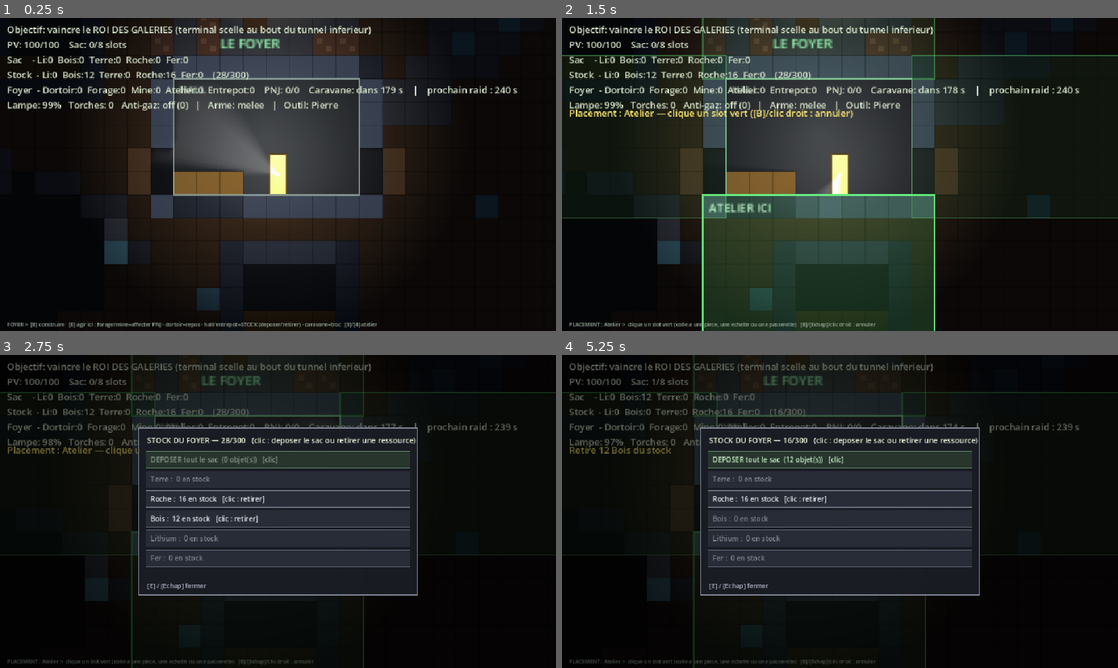
Above: before the commit, frames 1-4 (two rows, left to right).
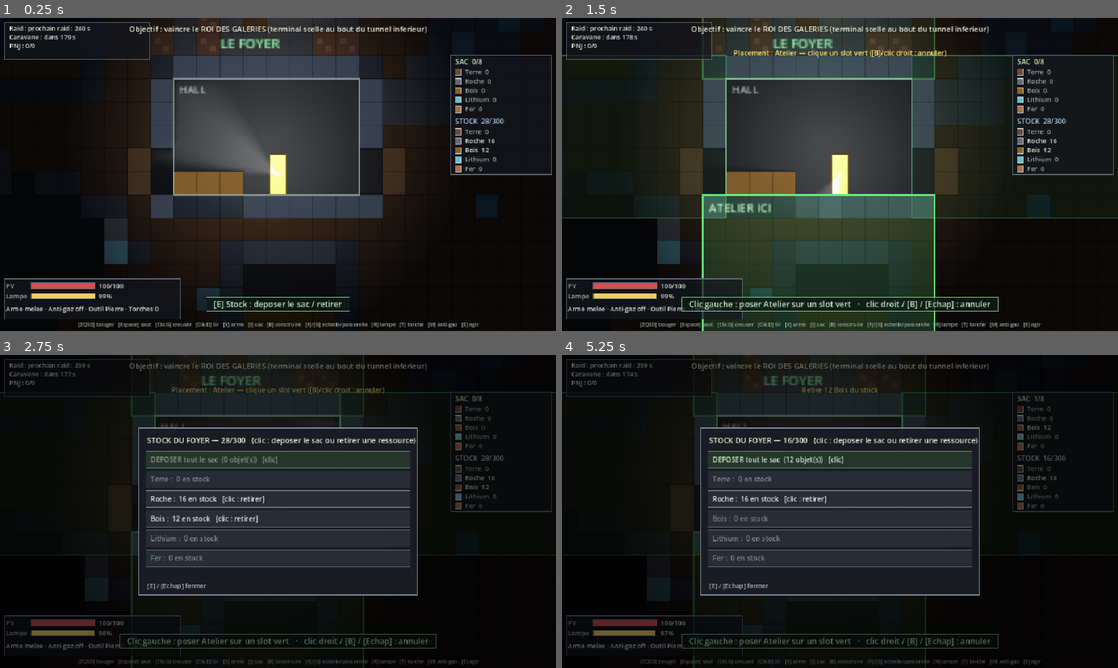
Above: after the commit, the same moments.

Repository: MrAuGIR/lesEnfouis
Game: Godot game, scene res://main.tscn
The game is run twice, just before and just after one commit, with the same random seed, the same clock (stepped at 60 frames per second) and the same inputs.
Inputs (mouse positions are in pixels of both pictures, inside the frame that each line leads up to):
- Up to frame 1 (0.25 s): no input
- Up to frame 2 (1.5 s): tap Enter at 0.5 s; move the mouse to (962, 158) at 0.52 s; hold D 0.53-1.25 s; tap B at 0.6 s; click (962, 158) at 0.67 s; tap Space at 0.77, 1.25 s; drag from (840, 174) to (812, 237) at 1.27 s
- Up to frame 3 (2.75 s): tap Enter at 2 s; move the mouse to (333, 442) at 2.02 s; hold D from 2.03 s (still down); tap E at 2.1 s; click (333, 442) at 2.17 s
- Up to frame 4 (5.25 s): release D at 2.75 s; tap Space at 2.75, 3.77, 4.25 s; drag from (812, 574) to (673, 464) at 2.77 s; tap Enter at 3.5 s; move the mouse to (1006, 558) at 3.52 s; hold A 3.53-4.25 s; tap R at 3.6 s; click (1006, 558) at 3.67 s; drag from (673, 464) to (756, 433) at 4.27 s; move the mouse to (867, 511) at 5.02 s; hold S from 5.03 s (still down); tap F at 5.1 s; click (867, 511) at 5.17 s

The runs differ from the first frame. In frame 1, 7.6% of the frame differs, in the area x 0-100%, y 1-99%; in frame 2, 9.3%; in frame 3, 6.2%; in frame 4, 6.0%.

Commit message:
[mvp][m7] refonte du hud

Diff:
--- a/game/scripts/hud.gd
+++ b/game/scripts/hud.gd
@@ -1,32 +1,44 @@
 class_name Hud
 extends CanvasLayer
-## Interface écran (1:1, non affectée par le zoom caméra) : bloc de stats en haut,
-## message de résultat d'action au-dessous, raccourcis en petite police en bas.
-## Le HUD ne connaît PAS l'état du jeu : main.gd compose les textes.
-
-var stats_label: Label
+## Interface écran (1:1, non affectée par le zoom caméra) — passe UX/HUD (M7).
+## HUD dessiné en zones aux 4 coins pour la lisibilité (grey-box) :
+##  - haut-gauche : état du monde (raid, caravane, PNJ, Foyer) ;
+##  - haut-centre : objectif + bandeau d'alerte (gaz / raid) qui pulse ;
+##  - droite : Sac + Stock, chaque ressource en pastille COULEUR + NOM + nombre
+##    (le texte est toujours présent : l'utilisateur est daltonien) ;
+##  - bas-gauche : PV (barre + chiffres), lampe, arme / anti-gaz / outil ;
+##  - bas-centre : invite contextuelle [E] bien visible (« où agir ») ;
+##  - bas : aide condensée.
+## Le HUD ne connaît PAS l'état du jeu : main.gd lui passe un dictionnaire (set_state).
+
+# Panneau interne dessiné (un CanvasLayer ne peut pas dessiner lui-même).
+class HudPanel extends Control:
+	var hud: Hud
+	func _draw() -> void:
+		hud._draw_hud(self)
+
+var panel: HudPanel
 var msg_label: Label
-var hint_label: Label
 var msg_t := 0.0
+var t_acc := 0.0
+var state := {}
 var end_panel: ColorRect      # écran de fin du MVP (M5) : voile + texte centré
 var end_label: Label
 
 func _ready() -> void:
-	stats_label = Label.new()
-	stats_label.position = Vector2(12, 8)
-	stats_label.add_theme_color_override("font_color", Color(0.85, 0.9, 0.8))
-	add_child(stats_label)
-	# Message de résultat d'action (sous le bloc stats, au-dessus des raccourcis)
+	panel = HudPanel.new()
+	panel.hud = self
+	panel.set_anchors_preset(Control.PRESET_FULL_RECT)
+	panel.mouse_filter = Control.MOUSE_FILTER_IGNORE
+	add_child(panel)
+	# Message de résultat d'action (toast) : centré sous le bandeau d'alerte
 	msg_label = Label.new()
-	msg_label.position = Vector2(12, 152)   # sous le bloc stats (6 lignes depuis M2)
 	msg_label.add_theme_color_override("font_color", Color(1.0, 0.92, 0.45))
+	msg_label.add_theme_font_size_override("font_size", 12)
+	msg_label.horizontal_alignment = HORIZONTAL_ALIGNMENT_CENTER
+	msg_label.set_anchors_preset(Control.PRESET_TOP_WIDE)
+	msg_label.position = Vector2(0, 52)
 	add_child(msg_label)
-	# Raccourcis : petite police, ancrés en bas de l'écran (960x540)
-	hint_label = Label.new()
-	hint_label.add_theme_font_size_override("font_size", 9)
-	hint_label.add_theme_color_override("font_color", Color(0.62, 0.68, 0.62))
-	hint_label.position = Vector2(12, 522)
-	add_child(hint_label)
 	# Écran de fin (masqué) : voile sombre plein écran + texte doré centré
 	end_panel = ColorRect.new()
 	end_panel.color = Color(0.02, 0.02, 0.04, 0.82)
@@ -41,6 +53,12 @@
 	end_label.add_theme_color_override("font_color", Color(1.0, 0.88, 0.55))
 	end_panel.add_child(end_label)
 
+# main.gd pousse l'état complet chaque frame.
+func set_state(s: Dictionary) -> void:
+	state = s
+	if panel != null:
+		panel.queue_redraw()
+
 func show_end(text: String) -> void:
 	end_label.text = text
 	end_panel.visible = true
@@ -51,18 +69,137 @@
 func end_visible() -> bool:
 	return end_panel != null and end_panel.visible
 
-func set_stats(text: String) -> void:
-	stats_label.text = text
-
-func set_hints(text: String) -> void:
-	hint_label.text = text
-
 func flash(text: String) -> void:
 	msg_t = 2.5
 	msg_label.text = text
 
 func tick(delta: float) -> void:
+	t_acc += delta
 	if msg_t > 0.0:
 		msg_t -= delta
 		if msg_t <= 0.0:
 			msg_label.text = ""
+	if panel != null:
+		panel.queue_redraw()   # le pouls du bandeau d'alerte a besoin d'un redraw continu
+
+# --- Dessin -------------------------------------------------------------------------
+const COL_TXT := Color(0.86, 0.90, 0.84)
+const COL_DIM := Color(0.62, 0.66, 0.62)
+const COL_PANEL := Color(0.08, 0.09, 0.12, 0.72)
+const COL_BORDER := Color(0.40, 0.44, 0.50, 0.85)
+
+func _font() -> Font:
+	return ThemeDB.fallback_font
+
+func _draw_hud(c: HudPanel) -> void:
+	if state.is_empty():
+		return
+	var sz := c.size
+	var font := _font()
+	_draw_world_status(c, font)
+	_draw_objective(c, font, sz)
+	_draw_resources(c, font, sz)
+	_draw_survival(c, font, sz)
+	_draw_context(c, font, sz)
+
+func _panel_box(c: HudPanel, r: Rect2) -> void:
+	c.draw_rect(r, COL_PANEL)
+	c.draw_rect(r, COL_BORDER, false, 1.0)
+
+# Haut-gauche : état du monde.
+func _draw_world_status(c: HudPanel, font: Font) -> void:
+	var lines: Array = state.get("world", [])
+	if lines.is_empty():
+		return
+	var r := Rect2(8, 8, 250, 18 + lines.size() * 15)
+	_panel_box(c, r)
+	var y := 22.0
+	for ln in lines:
+		c.draw_string(font, Vector2(16, y), String(ln), HORIZONTAL_ALIGNMENT_LEFT, 240, 11, COL_TXT)
+		y += 15.0
+
+# Haut-centre : objectif + bandeau d'alerte (pulsé).
+func _draw_objective(c: HudPanel, font: Font, sz: Vector2) -> void:
+	var obj := String(state.get("objectif", ""))
+	if obj != "":
+		var w := font.get_string_size(obj, HORIZONTAL_ALIGNMENT_LEFT, -1, 13).x
+		c.draw_string(font, Vector2((sz.x - w) * 0.5, 24), obj, HORIZONTAL_ALIGNMENT_LEFT, -1, 13, Color(0.95, 0.95, 0.86))
+	var alert: Dictionary = state.get("alert", {})
+	var atext := String(alert.get("text", ""))
+	if atext != "":
+		var pulse := 0.6 + 0.4 * sin(t_acc * 6.0)
+		var col: Color = Color(1.0, 0.35, 0.30, pulse) if bool(alert.get("danger", false)) else Color(1.0, 0.82, 0.40, pulse)
+		var aw := font.get_string_size(atext, HORIZONTAL_ALIGNMENT_LEFT, -1, 15).x
+		var br := Rect2((sz.x - aw) * 0.5 - 12, 32, aw + 24, 24)
+		c.draw_rect(br, Color(0.12, 0.04, 0.04, 0.6) if bool(alert.get("danger", false)) else Color(0.10, 0.08, 0.03, 0.6))
+		c.draw_rect(br, col, false, 1.5)
+		c.draw_string(font, Vector2((sz.x - aw) * 0.5, 49), atext, HORIZONTAL_ALIGNMENT_LEFT, -1, 15, col)
+
+# Droite : Sac + Stock (pastille couleur + NOM + nombre — texte toujours présent).
+func _draw_resources(c: HudPanel, font: Font, sz: Vector2) -> void:
+	var bag: Dictionary = state.get("bag", {})
+	var stock: Dictionary = state.get("stock", {})
+	var x := sz.x - 174.0
+	var rows := Inventory.RES_TYPES.size() + Inventory.STORE_TYPES.size() + 2
+	var r := Rect2(x - 8, 64, 174, 14 + rows * 16)
+	_panel_box(c, r)
+	var y := 80.0
+	c.draw_string(font, Vector2(x, y), "SAC  %s" % String(state.get("bag_slots", "")), HORIZONTAL_ALIGNMENT_LEFT, -1, 12, Color(0.85, 0.92, 0.7))
+	y += 17.0
+	for t in Inventory.RES_TYPES:
+		y = _draw_res_row(c, font, x, y, int(t), int(bag.get(t, 0)))
+	y += 6.0
+	c.draw_string(font, Vector2(x, y), "STOCK  %d/%d" % [int(state.get("stored", 0)), int(state.get("cap", 0))], HORIZONTAL_ALIGNMENT_LEFT, -1, 12, Color(0.7, 0.82, 0.92))
+	y += 17.0
+	for t in Inventory.STORE_TYPES:
+		y = _draw_res_row(c, font, x, y, int(t), int(stock.get(t, 0)))
+
+func _draw_res_row(c: HudPanel, font: Font, x: float, y: float, t: int, n: int) -> float:
+	# Pastille : carré coloré + liseré (forme/bordure = repère non coloré) ...
+	var sw := 11.0
+	c.draw_rect(Rect2(x, y - 9, sw, sw), Inventory.res_color(t))
+	c.draw_rect(Rect2(x, y - 9, sw, sw), Color(0.85, 0.87, 0.9, 0.8), false, 1.0)
+	# ... + NOM + nombre (le texte porte l'info, indispensable en daltonien).
+	var col := COL_TXT if n > 0 else COL_DIM
+	c.draw_string(font, Vector2(x + sw + 6, y), "%s  %d" % [Inventory.res_name(t), n], HORIZONTAL_ALIGNMENT_LEFT, -1, 11, col)
+	return y + 16.0
+
+# Bas-gauche : PV, lampe, arme / anti-gaz / outil.
+func _draw_survival(c: HudPanel, font: Font, sz: Vector2) -> void:
+	var x := 10.0
+	var y := sz.y - 74.0
+	_panel_box(c, Rect2(x - 2, y - 16, 304, 70))
+	# PV
+	_draw_bar(c, font, x, y, "PV", float(state.get("hp", 0)) / maxf(1.0, float(state.get("hp_max", 1))),
+		Color(0.85, 0.30, 0.32), "%d/%d" % [int(state.get("hp", 0)), int(state.get("hp_max", 0))])
+	y += 18.0
+	# Lampe
+	_draw_bar(c, font, x, y, "Lampe", clampf(float(state.get("lamp", 0)), 0.0, 1.0),
+		Color(0.92, 0.82, 0.40), "%d%%" % int(float(state.get("lamp", 0)) * 100.0))
+	y += 18.0
+	c.draw_string(font, Vector2(x, y + 4), String(state.get("gear", "")), HORIZONTAL_ALIGNMENT_LEFT, 298, 11, COL_TXT)
+
+func _draw_bar(c: HudPanel, font: Font, x: float, y: float, label: String, frac: float, fill: Color, value: String) -> void:
+	c.draw_string(font, Vector2(x, y), label, HORIZONTAL_ALIGNMENT_LEFT, -1, 11, COL_DIM)
+	var bx := x + 44.0
+	var bw := 110.0
+	var bh := 10.0
+	var br := Rect2(bx, y - 9, bw, bh)
+	c.draw_rect(br, Color(0.05, 0.05, 0.07, 0.9))
+	c.draw_rect(Rect2(bx, y - 9, bw * clampf(frac, 0.0, 1.0), bh), fill)
+	c.draw_rect(br, COL_BORDER, false, 1.0)
+	c.draw_string(font, Vector2(bx + bw + 6, y), value, HORIZONTAL_ALIGNMENT_LEFT, -1, 11, COL_TXT)
+
+# Bas-centre : invite contextuelle (« où agir ») + aide condensée.
+func _draw_context(c: HudPanel, font: Font, sz: Vector2) -> void:
+	var ctx := String(state.get("context", ""))
+	if ctx != "":
+		var w := font.get_string_size(ctx, HORIZONTAL_ALIGNMENT_LEFT, -1, 14).x
+		var r := Rect2((sz.x - w) * 0.5 - 12, sz.y - 58, w + 24, 24)
+		c.draw_rect(r, Color(0.06, 0.10, 0.08, 0.78))
+		c.draw_rect(r, Color(0.55, 0.85, 0.6, 0.9), false, 1.0)
+		c.draw_string(font, Vector2((sz.x - w) * 0.5, sz.y - 41), ctx, HORIZONTAL_ALIGNMENT_LEFT, -1, 14, Color(0.8, 0.97, 0.82))
+	var help := String(state.get("controls", ""))
+	if help != "":
+		var hw := font.get_string_size(help, HORIZONTAL_ALIGNMENT_LEFT, -1, 9).x
+		c.draw_string(font, Vector2((sz.x - hw) * 0.5, sz.y - 8), help, HORIZONTAL_ALIGNMENT_LEFT, -1, 9, COL_DIM)
--- a/game/scripts/main.gd
+++ b/game/scripts/main.gd
@@ -702,44 +702,97 @@
 
 # --- HUD ----------------------------------------------------------------------
 func _update_hud() -> void:
-	var bagline := "Sac: %d/%d slots" % [bag.slots_used(), Inventory.BAG_SLOTS]
-	if bag.slots_used() >= Inventory.BAG_SLOTS:
-		bagline += "  (PLEIN)"
-	if cache_active:
-		bagline += "     >> CACHE a recuperer <<"
-	var obj := "Objectif: vaincre le ROI DES GALERIES (terminal scelle au bout du tunnel inferieur)"
+	# Objectif (haut-centre)
+	var obj := "Objectif : vaincre le ROI DES GALERIES (terminal scelle au bout du tunnel inferieur)"
 	if won:
 		obj = "*** FIN DU MVP : tu as rejoint la surface ! ***"
 	elif pierced:
-		obj = "Objectif: REMONTE par le puits perce dans la barriere, jusqu'a la SURFACE !"
+		obj = "Objectif : REMONTE par le puits perce dans la barriere, jusqu'a la SURFACE !"
 	elif boss.charge_taken:
-		obj = "Objectif: pose la CHARGE DE PERCAGE juste sous la barriere ([E]) puis remonte"
+		obj = "Objectif : pose la CHARGE DE PERCAGE juste sous la barriere puis remonte"
 	elif boss.state == BossFight.ST_DEAD:
-		obj = "Objectif: ramasse la CHARGE DE PERCAGE dans le terminal du Roi"
-	if not won and hero.in_gas():
-		obj += ("   [GAZ: protege]" if (hero.antipol_on and hero.antipol_fuel > 0.0) else "   !! GAZ TOXIQUE : -PV !!")
-	var weap := "Arme: melee" if combat.weapon == 0 else "Arme: feu (%d mun.)" % combat.ammo
-	var antigas := "Anti-gaz: %s (%d)" % ["ON" if hero.antipol_on else "off", hero.antipol_charges()]
-	var car_status := "ICI ! (%d s)" % maxi(0, int(caravan.stay_t)) if caravan.present else "dans %d s" % maxi(0, int(caravan.timer))
+		obj = "Objectif : ramasse la CHARGE DE PERCAGE dans le terminal du Roi"
+
+	# Bandeau d'alerte (haut-centre, pulsé) : priorité au gaz, sinon raid en cours/imminent
+	var alert := {"text": "", "danger": false}
+	if not won and hero.in_gas() and not (hero.antipol_on and hero.antipol_fuel > 0.0):
+		alert = {"text": "!! GAZ TOXIQUE — active l'anti-gaz [M] !!", "danger": true}
+	elif raids.state == Raids.ST_ALERT or raids.state == Raids.ST_ACTIVE:
+		alert = {"text": raids.status_text(), "danger": true}
+
+	# État du monde (haut-gauche)
+	var car_status := "ICI (%d s)" % maxi(0, int(caravan.stay_t)) if caravan.present else "dans %d s" % maxi(0, int(caravan.timer))
 	var npc_status := "%d/%d" % [pop.npcs.size(), foyer.dortoir_capacity()]
 	if pop.down_count() > 0:
-		npc_status += " (%d blesse(s))" % pop.down_count()
-	var foyer_line := "Foyer  - Dortoir:%d  Forage:%d  Mine:%d  Atelier:%d  Entrepot:%d    PNJ: %s    Caravane: %s    |    %s" % [
-		foyer.room_count(Foyer.ROOM_DORTOIR), foyer.room_count(Foyer.ROOM_FORAGE),
-		foyer.room_count(Foyer.ROOM_MINE),
-		foyer.room_count(Foyer.ROOM_ATELIER), foyer.room_count(Foyer.ROOM_ENTREPOT),
-		npc_status, car_status, raids.status_text()]
-	var hint := "[ZQSD/Fleches] bouger  [Espace] saut  [Clic G] creuser  [Clic D] attaquer  [X] arme  [I] inventaire  [B] construire  [F] echelle  [G] passerelle  [R] lampe  [T] torche  [M] anti-gaz  [E] agir  [K] mort"
+		npc_status += " · %d blesse(s)" % pop.down_count()
+	var world_lines := [
+		"Raid : %s" % raids.status_text(),
+		"Caravane : %s" % car_status,
+		"PNJ : %s" % npc_status,
+	]
+
+	# Sac / Stock (droite) — comptes par ressource
+	var bagc := {}
+	for t in Inventory.RES_TYPES:
+		bagc[t] = bag.count(int(t))
+	var stockc := {}
+	for t in Inventory.STORE_TYPES:
+		stockc[t] = foyer.count(int(t))
+	var bag_slots := "%d/%d" % [bag.slots_used(), Inventory.BAG_SLOTS]
+	if bag.slots_used() >= Inventory.BAG_SLOTS:
+		bag_slots += " PLEIN"
+
+	# Équipement (bas-gauche)
+	var weap := "Arme melee" if combat.weapon == 0 else "Arme feu (%d)" % combat.ammo
+	var antigas := "ON(%d)" % hero.antipol_charges() if hero.antipol_on else "off"
+	var gear := "%s · Anti-gaz %s · Outil %s · Torches %d" % [weap, antigas, TIER_NAMES[dig_level], light.torches.size()]
+
+	var controls := "[ZQSD] bouger   [Espace] saut   [ClicG] creuser   [ClicD] tir   [X] arme   [I] sac   [B] construire   [F]/[G] echelle/passerelle   [R] lampe   [T] torche   [M] anti-gaz   [E] agir"
+
+	hud.set_state({
+		"objectif": obj,
+		"alert": alert,
+		"world": world_lines,
+		"bag": bagc, "bag_slots": bag_slots,
+		"stock": stockc, "stored": foyer.stored_total(), "cap": foyer.capacity(),
+		"hp": hero.hp, "hp_max": Hero.MAX_HP,
+		"lamp": hero.lamp_fuel / Hero.LAMP_AUTONOMY,
+		"gear": gear,
+		"context": _context_prompt(),
+		"controls": controls,
+	})
+
+# Invite contextuelle (« où agir ») : l'action la plus pertinente à la position du héros.
+func _context_prompt() -> String:
 	if placing >= 0:
-		hint = "PLACEMENT : %s >  clique un slot vert (colle a une piece, une echelle ou une passerelle)   [B]/[Echap]/clic droit : annuler" % Foyer.ROOM_NAMES[placing]
-	elif foyer.inside(hero.pos):
-		hint = "FOYER >  [B] construire   [E] agir ici : forage/mine=affecter PNJ · dortoir=repos · hall/entrepot=STOCK (deposer/retirer) · caravane=troc   [3]/[4] atelier"
-	hud.set_stats("%s\nPV: %d/%d    %s\nSac    - Li:%d  Bois:%d  Terre:%d  Roche:%d  Fer:%d\nStock  - Li:%d  Bois:%d  Terre:%d  Roche:%d  Fer:%d    (%d/%d)\n%s\nLampe: %d%%   Torches: %d   %s   |   %s   |   Outil: %s" % [
-		obj, int(hero.hp), int(Hero.MAX_HP), bagline,
-		bag.count(WorldGrid.LITHIUM), bag.count(WorldGrid.WOOD), bag.count(WorldGrid.DIRT), bag.count(WorldGrid.ROCK),
-		bag.count(WorldGrid.IRON),
-		foyer.count(WorldGrid.LITHIUM), foyer.count(WorldGrid.WOOD), foyer.count(WorldGrid.DIRT), foyer.count(WorldGrid.ROCK),
-		foyer.count(WorldGrid.IRON), foyer.stored_total(), foyer.capacity(),
-		foyer_line,
-		int(hero.lamp_fuel / Hero.LAMP_AUTONOMY * 100.0), light.torches.size(), antigas, weap, TIER_NAMES[dig_level]])
-	hud.set_hints(hint)
+		return "Clic gauche : poser %s sur un slot vert   ·   clic droit / [B] / [Echap] : annuler" % Foyer.ROOM_NAMES[placing]
+	if caravan.near(hero.pos):
+		return "[E] Troquer avec la caravane"
+	if cache_active and hero.pos.distance_to(cache_pos) <= CACHE_RANGE:
+		return "[E] Recuperer la cache"
+	if boss.door_near(hero.pos):
+		return "[E] Ouvrir l'antre du Roi (la porte se referme derriere toi !)"
+	if boss.charge_taken and not pierced:
+		return "[E] Poser la charge de percage (juste sous la barriere)"
+	if _captive_near() >= 0:
+		return "[E] Liberer le captif"
+	if marker.loot_cell.x >= 0:
+		return "[E] Fouiller la caisse"
+	if marker.recycle_cell.x >= 0:
+		return "[E] Recycler la caisse (bois)"
+	var rk = foyer.room_key_at(hero.pos)
+	if rk != null:
+		match int(foyer.rooms[rk]["type"]):
+			Foyer.ROOM_FORAGE, Foyer.ROOM_MINE, Foyer.ROOM_DEFENSE:
+				return "[E] Affecter des PNJ aux postes"
+			Foyer.ROOM_DORTOIR:
+				return "[E] Te reposer (PV au maximum)"
+			Foyer.ROOM_ATELIER:
+				return "[3] ameliorer l'outil   ·   [4] cartouche anti-gaz"
+			Foyer.ROOM_INFIRMERIE:
+				return "[E] Etat de l'infirmerie"
+			_:
+				return "[E] Stock : deposer le sac / retirer"
+	if foyer.inside(hero.pos):
+		return "[B] Construire une piece ici"
+	return ""
